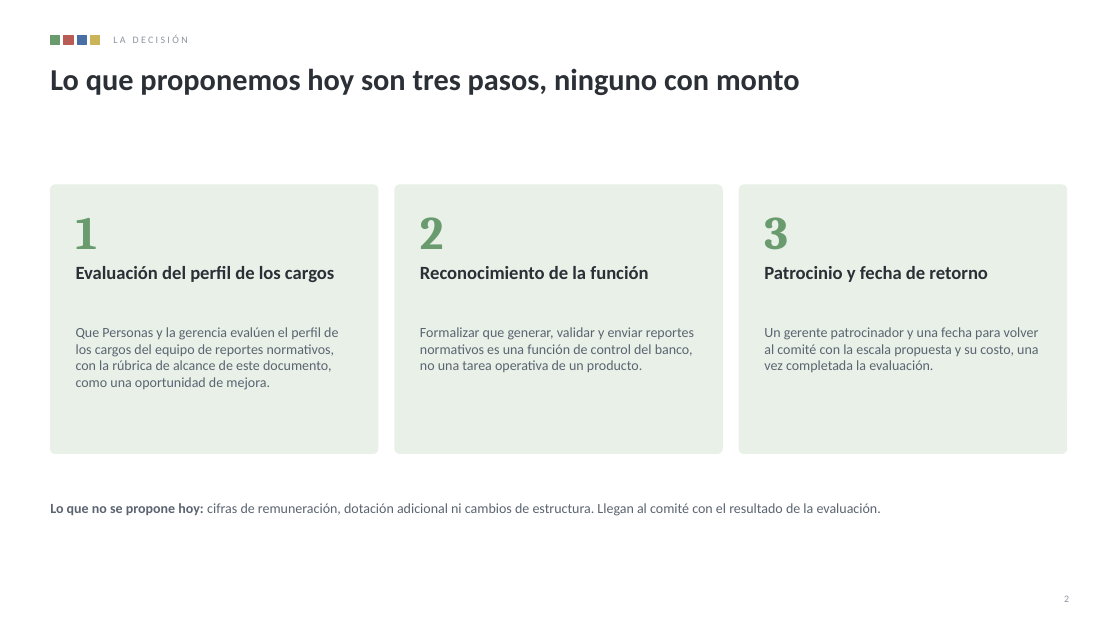
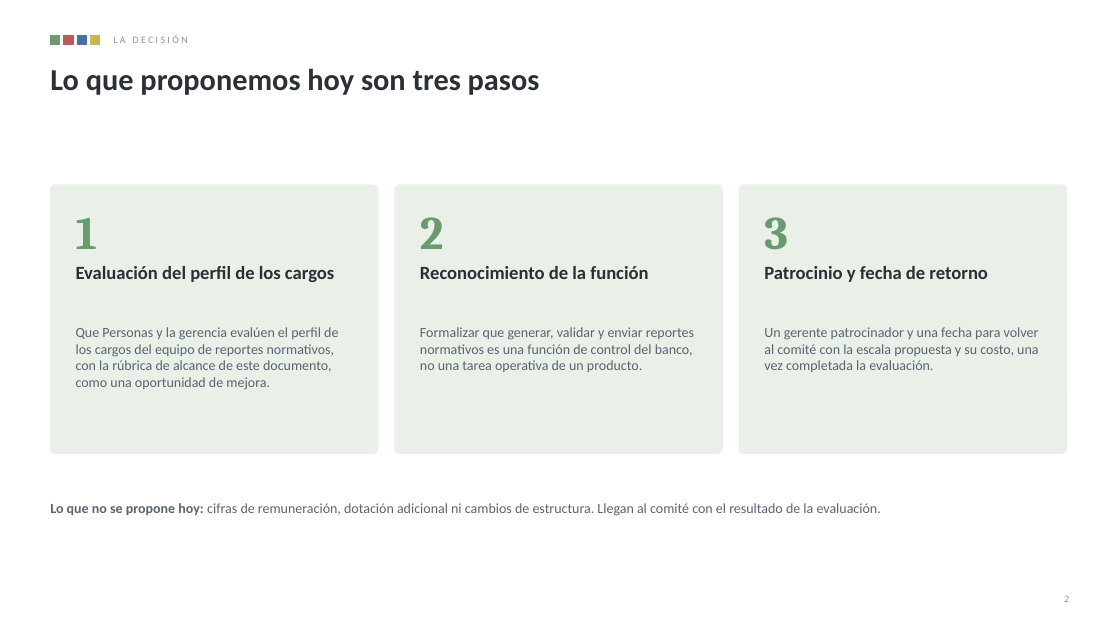
Before and after one commit to Alex-71/sense-energy-dashboard-frontend, a slide deck: slide 2 of docs/benchmarking/presentacion-reportes-normativos-v3.pptx. Drawn at 1120x630 pixels with LibreOffice and Linux fonts; fonts in the diff are those of the drawing. Boxes give left, top, right and bottom in pixels: in the first picture for what was removed or moved away, otherwise in the second. Text is boxed around its words. In the diff, an @@ line names an element or a change of style, - is before the commit and + after.

```diff
--- a/docs/benchmarking/presentacion-reportes-normativos-v3.pptx
+++ b/docs/benchmarking/presentacion-reportes-normativos-v3.pptx
@@ text at box(50, 68, 540, 95): text changed @@
-Lo que proponemos hoy son tres pasos, ninguno con monto
+Lo que proponemos hoy son tres pasos
```
Also in this commit, not shown: 2 other slides changed, 5 other files.
